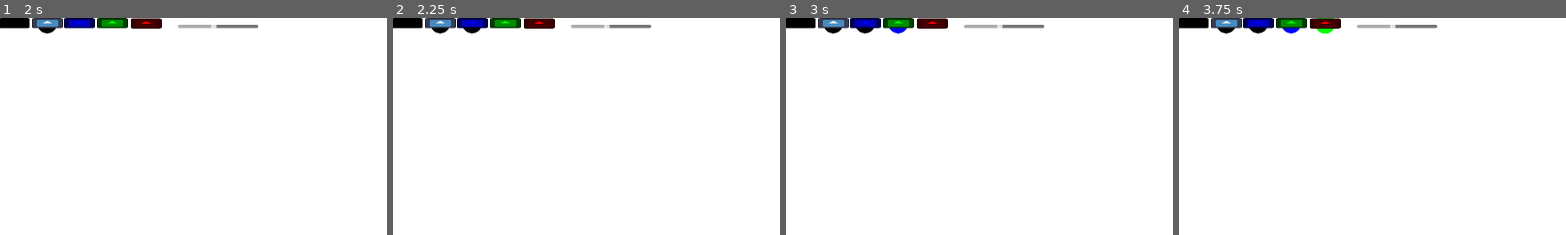
Above: before the commit, frames 1-4 (left to right).
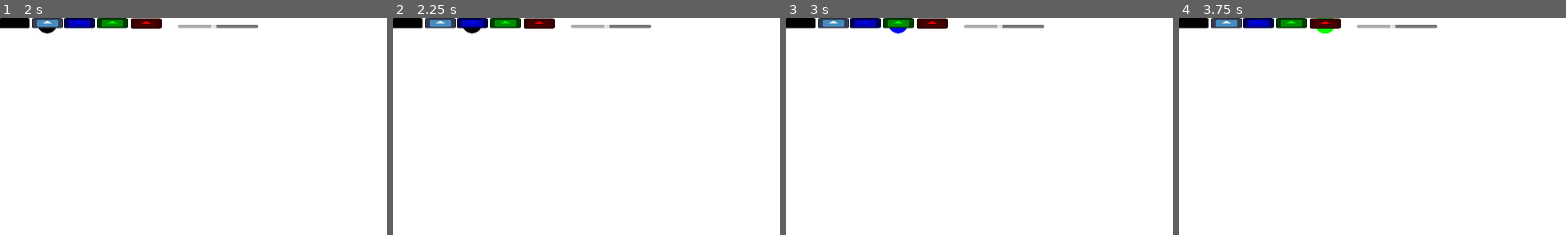
Above: after the commit, the same moments.

Repository: boardshapes/whiteboard
Game: Godot game, scene res://node_2d.tscn
Same seed, same stepped clock (60 frames per second), same inputs: the game is played once before the commit and once after it. The engine's default icon, where the game draws it, is replaced by a stand-in: a white triangle on a blue panel in a dark square.
Inputs (mouse positions are % of the whole screen's width and height, from its top left):
- Up to frame 1 (2 s): click (6, 1) at 0.5 s; click (2, 1) at 1.25 s
- Up to frame 2 (2.25 s): click (10, 1) at 2 s
- Up to frame 3 (3 s): click (14, 1) at 2.75 s
- Up to frame 4 (3.75 s): click (19, 1) at 3.5 s
The pictures show only the part of the screen within x 0-50%, y 0-50%; the shares and areas given below are measured in that part.

Frame 1 is identical in both runs. In frame 2, less than 0.1% of the frame differs, in the area x 10-15%, y 4-8%; in frame 3, 0.2%; in frame 4, 0.3%, in the area x 10-32%, y 4-8%.

Commit message:
optimized lines
Uses lines to connect points instead of circles

Diff:
--- a/whiteboard/node_2d.gd
+++ b/whiteboard/node_2d.gd
@@ -22,7 +22,7 @@
 
 func _on_white_color_pressed() -> void:
 	erasing = true
-	color = Color.WHITE
+
 
 func _on_blue_color_pressed() -> void:
 	color = Color.BLUE
@@ -83,8 +83,10 @@
 	for i in range(len(strokes)-1):
 		var curr = strokes[i]
 		var next = strokes[i] if curr.end else strokes[i+1]
-		draw_line(curr.pos,next.pos,curr.color,curr.size)
-		draw_circle(curr.pos,curr.size/2,curr.color)
+
+		var distance = curr.pos.distance_to(next.pos)
+		draw_line(curr.pos,next.pos,curr.color,(curr.size)/20*distance)
+		draw_circle(curr.pos,(curr.size/2)/20*distance,curr.color)
 
 	if strokes.size() > 0:
 		draw_circle(strokes[-1].pos,strokes[-1].size/2,strokes[-1].color)
